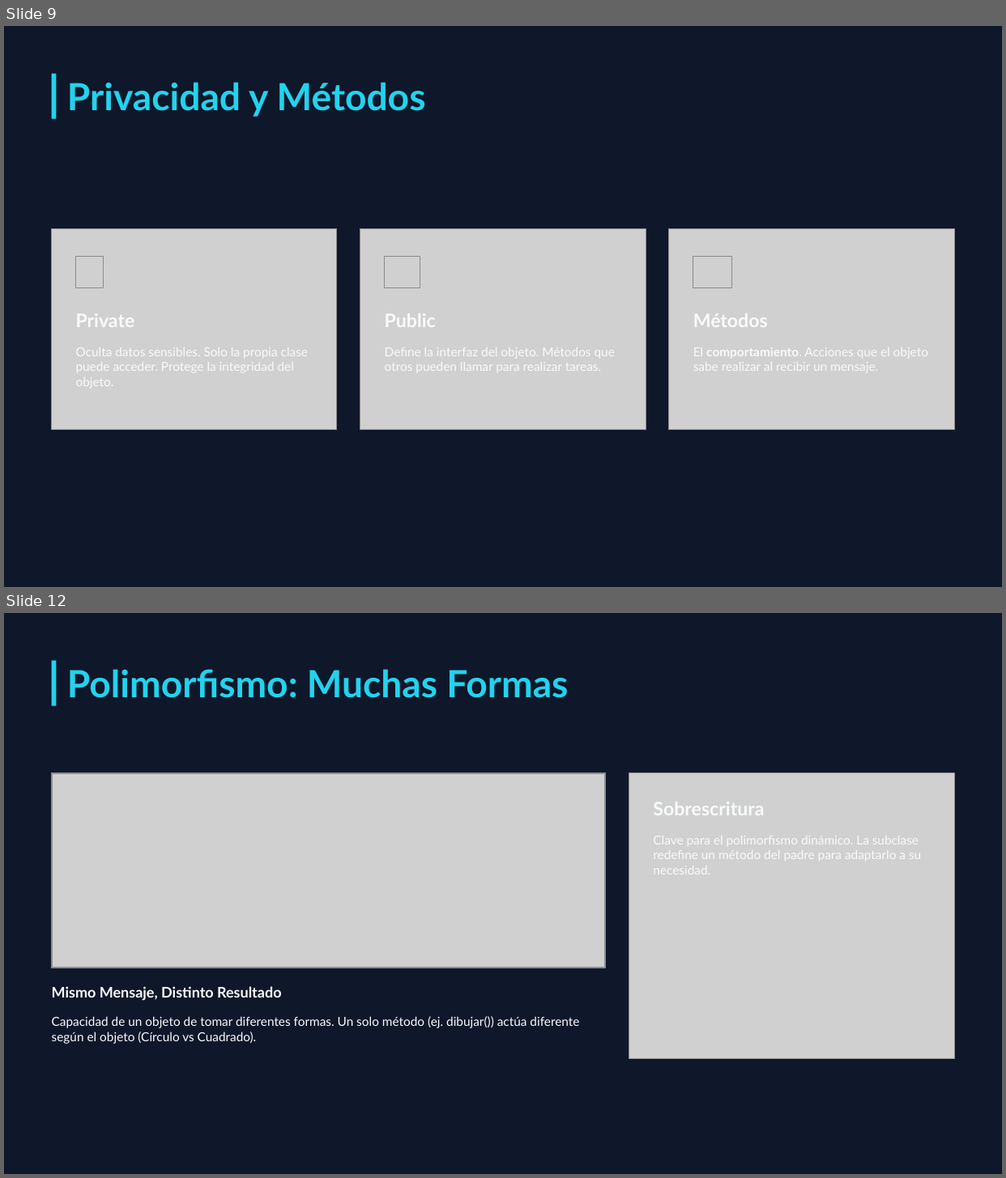
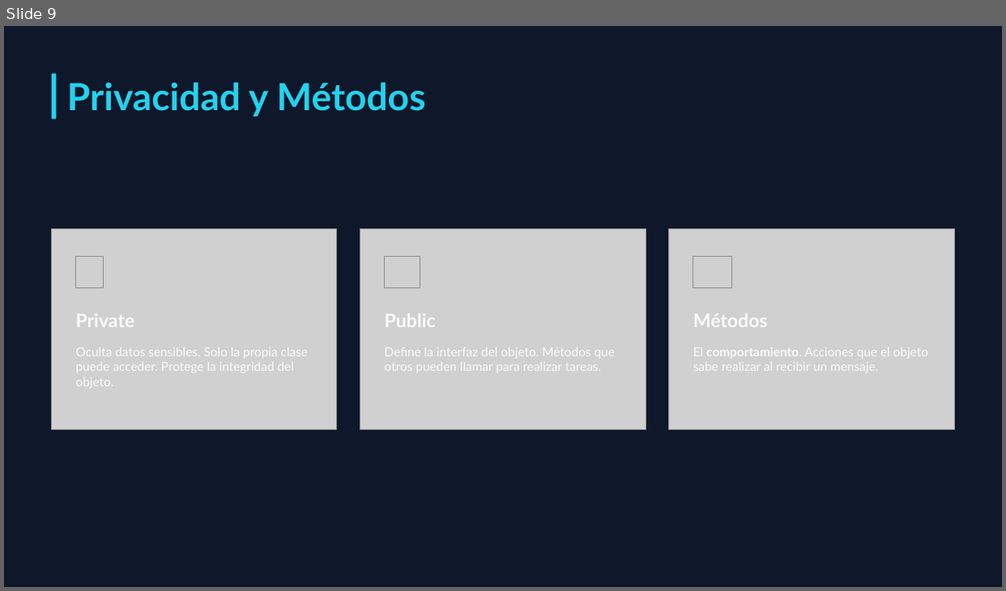
Before and after one commit to MelvinSevilla/programacionBasica, a slide deck: II UNIDAD/Presentaciones/II UNIDAD Programación Orientada a Objetos.pptx. Shown one above the other, each under a label of ours: slides 9 and 12 before the commit, slide 9 after it; the slides between them are not shown. The pictures are 1006x1178 and 1006x591 pixels, drawn with LibreOffice and Linux fonts; fonts in the diff are those of the drawing; grey boxes stand for pictures; background and template pictures are left out. Boxes give left, top, right and bottom in pixels: in the first picture for what was removed or moved away, otherwise in the second. Text is boxed around its words. In the diff, an @@ line names an element or a change of style, - is before the commit and + after.

```diff
--- a/II UNIDAD/Presentaciones/II UNIDAD Programación Orientada a Objetos.pptx
+++ b/II UNIDAD/Presentaciones/II UNIDAD Programación Orientada a Objetos.pptx
@@ slide 12 removed at (4,613,1002,1174), background picture (left out) @@
@@ rectangle removed at (52,661,57,706) @@
@@ text removed at (67,669,568,698) @@
-Polimorfismo: Muchas Formas
@@ picture removed at (52,773,606,968) @@
@@ picture removed at (53,774,605,967) @@
@@ picture removed at (629,773,955,1059) @@
@@ text removed at (653,802,764,815) @@
-Sobrescritura
@@ text removed at (653,836,921,875) @@
-Clave para el polimorfismo dinámico. La subclase redefine un método del padre para adaptarlo a su necesidad.
@@ text removed at (52,986,282,1001) @@
-Mismo Mensaje, Distinto Resultado
@@ text removed at (52,1016,579,1044) @@
-Capacidad de un objeto de tomar diferentes formas. Un solo método (ej. dibujar()) actúa diferente según el objeto (Círculo vs Cuadrado).
```
Also in this commit, not shown: 6 other slides removed.
